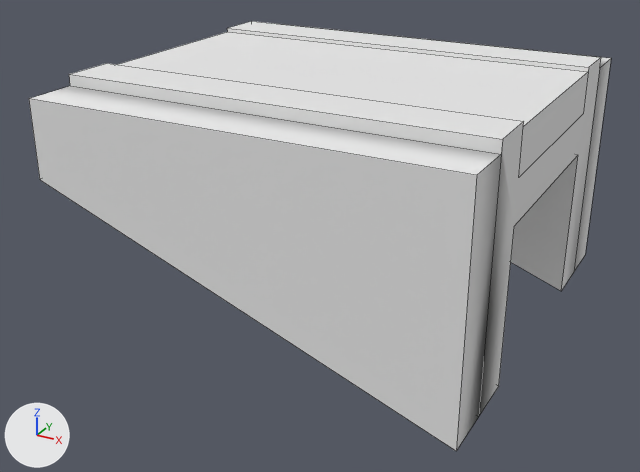
The OBJ model Razor/maps/assets/kenney_3droadpack_updated/Models/roadTile_170.obj, before and after one commit.
Before and after are seen from a camera (50 mm lens) standing at (4.31, -3.97, 3.12) and looking at (1.42, 1.28, 0.5). The axes (+X, +Y, +Z) are drawn at lower left. The lights are the same throughout. Mesh edges are drawn as thin lines. Where no turn or scale is listed for an object, it has been applied to the vertices.

Script lines for the objects in view, before the commit:
```python
mat_asphalt = principled_material('Asphalt')
mat_asphalt.base_color = (0.8, 0.8, 0.8)  # white #e7e7e7
mat_asphalt.roughness = 1.0
mat_grass = principled_material('Grass')
mat_grass.base_color = (0.8, 0.8, 0.8)  # white #e7e7e7
mat_grass.roughness = 1.0
me_roadtile_170 = bpy.data.meshes.new('roadTile_170')
me_roadtile_170.from_pydata(...)  # 38 vertices, 28 faces; spans x 0.0..3.0, y 0.0..3.0, z 0.0..1.73
# faces by material slot: [10, 13, 2, 3]
me_roadtile_170.materials.append(mat_grass)  # white #e7e7e7
me_roadtile_170.materials.append(mat_stone)  # white #e7e7e7
me_roadtile_170.materials.append(mat_frontcolor)  # white #e7e7e7
me_roadtile_170.materials.append(mat_asphalt)  # white #e7e7e7
ob_roadtile_170 = bpy.data.objects.new('roadTile_170', me_roadtile_170)
ob_roadtile_170.location = (0.0, 0.0, 0.0)
```
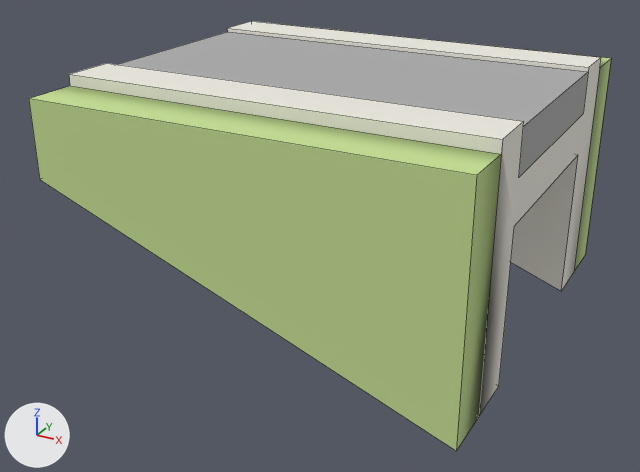
The change, as a diff of the scene's bpy script:
```diff
--- a/Razor/maps/assets/kenney_3droadpack_updated/Models/roadTile_170.obj.py
+++ b/Razor/maps/assets/kenney_3droadpack_updated/Models/roadTile_170.obj.py
@@ mat_grass @@
 mat_grass = principled_material('Grass')
-mat_grass.base_color = (0.8, 0.8, 0.8)  # white #e7e7e7
+mat_grass.base_color = (0.541, 0.71, 0.286)  # green #c2db92
 mat_grass.roughness = 1.0
@@ mat_asphalt @@
 mat_asphalt = principled_material('Asphalt')
-mat_asphalt.base_color = (0.8, 0.8, 0.8)  # white #e7e7e7
+mat_asphalt.base_color = (0.412, 0.412, 0.412)  # grey #acacac
 mat_asphalt.roughness = 1.0
```

Changed parts and their boxes (x1, y1, x2, y2) in the pictures (640 x 472 px):
'roadTile_170', recoloured (grey to green)
    both: (29, 27, 611, 451)
